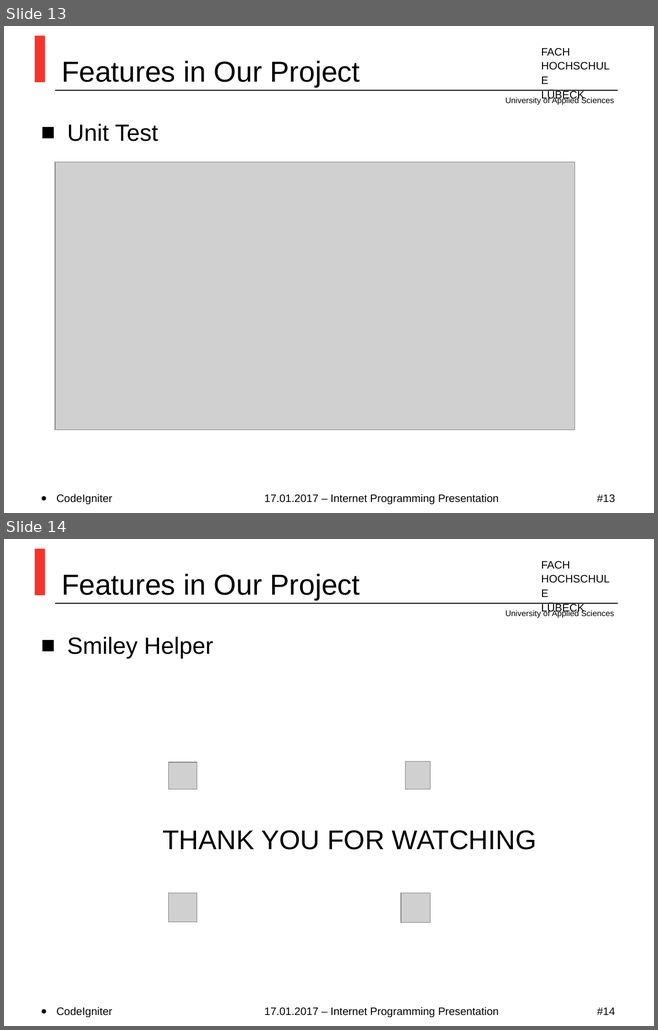
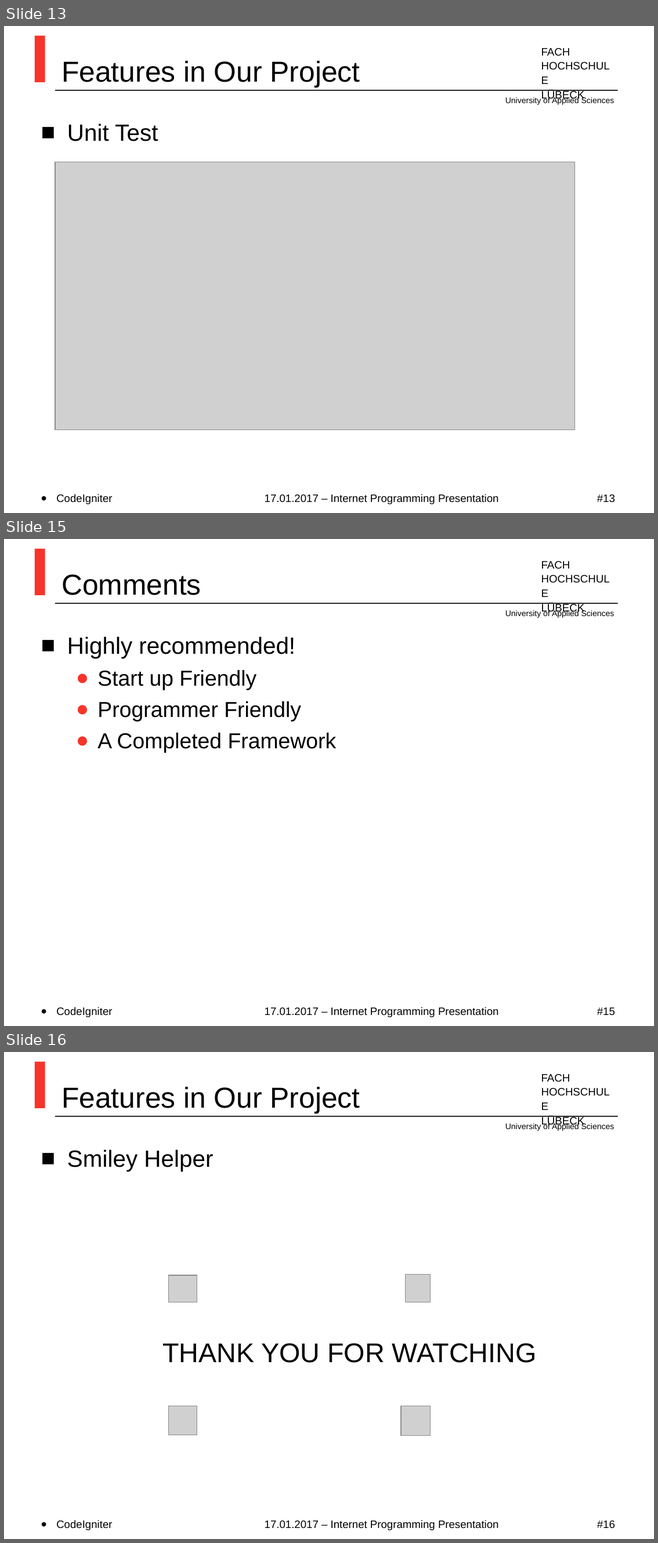
Before and after one commit to MirrShad/TiniBlog, a slide deck: Index.ppt. Shown one above the other, each under a label of ours: slides 13 and 14 before the commit, slides 13, 15 and 16 after it; the slides between them are not shown. The pictures are 658x1030 and 658x1543 pixels, drawn with LibreOffice and Linux fonts; fonts in the diff are those of the drawing; grey boxes stand for pictures; background and template pictures are left out. Boxes give left, top, right and bottom in pixels: in the first picture for what was removed or moved away, otherwise in the second. Text is boxed around its words. In the diff, an @@ line names an element or a change of style, - is before the commit and + after.

```diff
--- a/Index.ppt
+++ b/Index.ppt
@@ slide 15 added at [4,539,654,1026], background #FFFFFF; not listed: 4 template elements that a slide beside it also shows @@
@@ title added at [61,574,201,595], 32 pt, text #000000 @@
+Comments
@@ text added at [67,636,336,753], 24 pt, text #000000 @@
+■ Highly recommended!
+  ● Start up Friendly
+  ● Programmer Friendly
+  ● A Completed Framework
@@ text added at [56,1007,112,1017], 12 pt, text #000000 @@
+• CodeIgniter
@@ text added at [264,1007,499,1017], 12 pt, text #000000 @@
+17.01.2017 – Internet Programming Presentation
@@ page number added at [597,1008,615,1016], 12 pt, text #000000 @@
+#15
@@ what was slide 14 is now slide 16 @@
@@ page number at [597,1521,615,1528]: text changed @@
-#14
+#16
```
Also in this commit, not shown: 1 slide changed, 1 other slide added, 1 other file.
